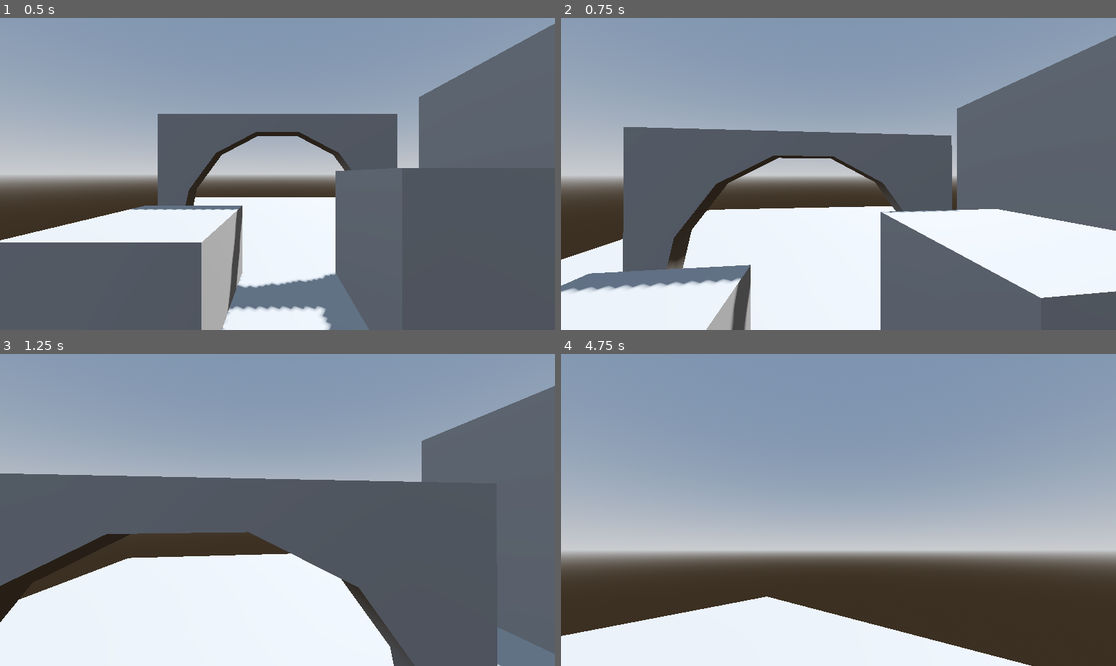
Above: before the commit, frames 1-4 (two rows, left to right).
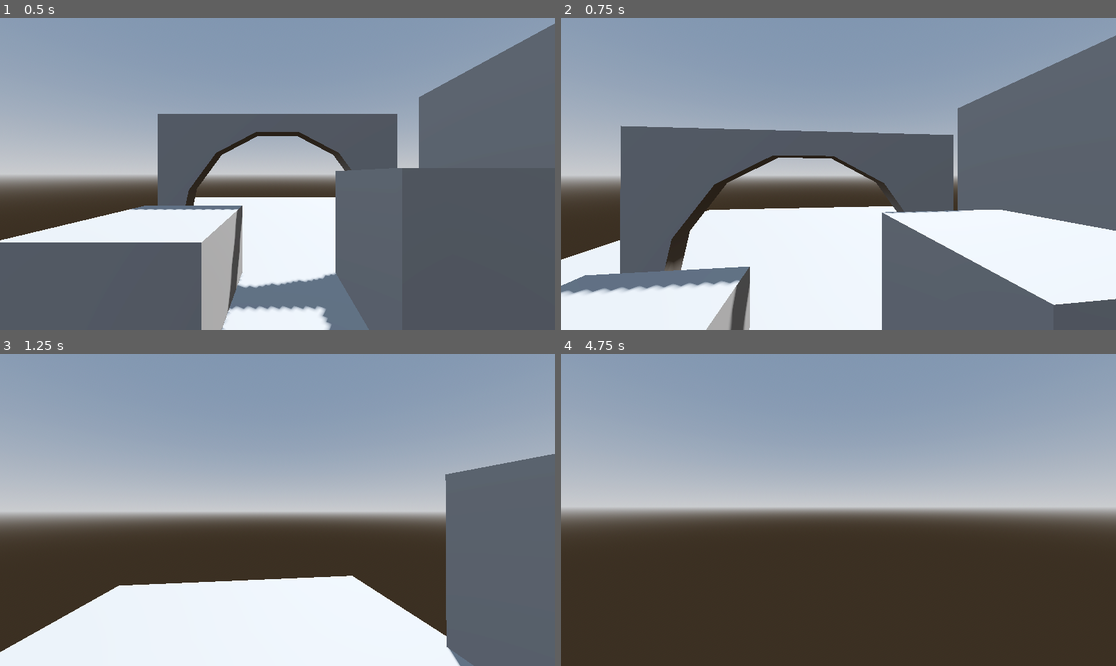
Above: after the commit, the same moments.

Repository: sirBruh/Yr12GameDesignAssesment
Game: Godot game, scene res://Scenes/level.tscn
Two runs of this game, one before a commit and one after it. Both use one fixed random seed, a clock stepped at 60 frames per second and the inputs below.
Inputs (mouse positions are in pixels of both pictures, inside the frame that each line leads up to):
- Up to frame 1 (0.5 s): no input
- Up to frame 2 (0.75 s): move the mouse to (866, 174) at 0.52 s; hold W (Forward) from 0.53 s (still down); right-click (866, 174) at 0.6 s
- Up to frame 3 (1.25 s): keep holding W (Forward); right-click (305, 510) at 0.77 s; right-click (305, 510) at 1.07 s
- Up to frame 4 (4.75 s): move the mouse to (810, 510) at 1.27 s; tap Ctrl (Crouch) at 1.35 s; right-click (810, 510) at 1.52 s; right-click (810, 510) at 1.55 s; right-click (810, 510) at 1.82 s; move the mouse to (849, 503) at 2.02 s; hold Shift (Sprint) 2.03-2.78 s; right-click (849, 503) at 2.3 s; move the mouse to (832, 516) at 2.77 s; right-click (832, 516) at 2.85 s; right-click (832, 516) at 3.02 s; right-click (832, 516) at 3.32 s; move the mouse to (877, 513) at 3.52 s; hold Ctrl (Crouch) 3.53-4.28 s; right-click (877, 513) at 3.77 s; right-click (877, 513) at 3.8 s; right-click (877, 513) at 4.07 s; tap Escape (Unlock) at 4.15 s; move the mouse to (672, 463) at 4.27 s; release W (Forward) at 4.28 s; hold A (Left) from 4.28 s (still down); tap Shift (Sprint) at 4.35 s; right-click (672, 463) at 4.52 s; right-click (672, 463) at 4.55 s

Frame 1 is identical in both runs. In frame 2, 1.9% of the frame differs, in the area x 0-100%, y 16-100%; in frame 3, 33%; in frame 4, 41%, in the area x 0-100%, y 36-100%.

Commit message:
Final stages of parkour in the game
I fixed the issue I had with jumping, I added a coyote timer and no camera movement when unlocked for quality of life.

Diff:
--- a/untitled-delivery-game/Scenes/level.tscn
+++ b/untitled-delivery-game/Scenes/level.tscn
@@ -27,72 +27,74 @@
 [node name="Player" parent="." instance=ExtResource("1_tumq0")]
 transform = Transform3D(1, 0, 0, 0, 1, 0, 0, 0, 1, 0, 1.6, 0)
 
-[node name="CSGBox3D" type="CSGBox3D" parent="."]
+[node name="Environment" type="Node3D" parent="."]
+
+[node name="CSGBox3D" type="CSGBox3D" parent="Environment"]
 transform = Transform3D(1, 0, 0, 0, 1, 0, 0, 0, 1, 0, 1.45, -4.1)
 use_collision = true
 collision_layer = 3
 collision_mask = 3
 size = Vector3(4.6, 2.9, 0.4)
 
-[node name="CSGCylinder3D" type="CSGCylinder3D" parent="CSGBox3D"]
+[node name="CSGCylinder3D" type="CSGCylinder3D" parent="Environment/CSGBox3D"]
 transform = Transform3D(3.78, 0, 0, 0, -4.32743e-08, -4.104, 0, 0.99, -1.79392e-07, 0, -0.9, 0)
 operation = 2
 sides = 14
 
-[node name="CSGBox3D3" type="CSGBox3D" parent="."]
+[node name="CSGBox3D3" type="CSGBox3D" parent="Environment"]
 transform = Transform3D(1, 0, 0, 0, 1, 0, 0, 0, 1, -1.455, 0.6, -2.565)
 use_collision = true
 collision_layer = 3
 collision_mask = 3
 size = Vector3(1.69, 1.2, 1.87)
 
-[node name="CSGBox3D4" type="CSGBox3D" parent="."]
+[node name="CSGBox3D4" type="CSGBox3D" parent="Environment"]
 transform = Transform3D(1, 0, 0, 0, 1, 0, 0, 0, 1, 1.845, 0.9, -2.565)
 use_collision = true
 collision_layer = 3
 collision_mask = 3
 size = Vector3(1.69, 1.8, 1.87)
 
-[node name="CSGBox3D2" type="CSGBox3D" parent="."]
+[node name="CSGBox3D2" type="CSGBox3D" parent="Environment"]
 use_collision = true
 collision_layer = 3
 collision_mask = 3
 size = Vector3(12.9, 0.1, 30)
 
-[node name="CSGBox3D5" type="CSGBox3D" parent="."]
+[node name="CSGBox3D5" type="CSGBox3D" parent="Environment"]
 transform = Transform3D(1, 0, 0, 0, 1, 0, 0, 0, 1, 6.19, 2.5, 0.5)
 use_collision = true
 collision_layer = 3
 collision_mask = 3
 size = Vector3(0.4, 5, 18.2)
 
-[node name="CSGBox3D5" type="CSGBox3D" parent="CSGBox3D5"]
+[node name="CSGBox3D5" type="CSGBox3D" parent="Environment/CSGBox3D5"]
 transform = Transform3D(1, 0, 0, 0, 1, 0, 0, 0, 1, 3.44, 2.45, -2.98023e-08)
 use_collision = true
 size = Vector3(6.3, 0.1, 18.2)
 
-[node name="CSGPolygon3D" type="CSGPolygon3D" parent="."]
+[node name="CSGPolygon3D" type="CSGPolygon3D" parent="Environment"]
 transform = Transform3D(1, 0, 0, 0, 1, 0, 0, 0, 1, 0, 1.3, 3.3)
 use_collision = true
 collision_layer = 3
 collision_mask = 3
 polygon = PackedVector2Array(0, 0.1, 0, 0.4, 2, 1.5, 2.1, 1.4)
 
-[node name="CSGPolygon3D2" type="CSGPolygon3D" parent="."]
+[node name="CSGPolygon3D2" type="CSGPolygon3D" parent="Environment"]
 transform = Transform3D(1.9, 0, 0, 0, 1, 0, 0, 0, 1, -1, -0.1, 7.5)
 use_collision = true
 collision_layer = 3
 collision_mask = 3
 polygon = PackedVector2Array(-2.5, 0.1, -2.5, 0.1, 2, 2.8, 2, 0.1)
 
-[node name="CSGPolygon3D3" type="CSGPolygon3D" parent="."]
+[node name="CSGPolygon3D3" type="CSGPolygon3D" parent="Environment"]
 transform = Transform3D(1.9, 0, 0, 0, 1, 0, 0, 0, 1, 2.7, -0.8, 4.2)
 use_collision = true
 collision_layer = 3
 collision_mask = 3
 polygon = PackedVector2Array(-2.5, 0.1, -2.5, 0.1, 2, 3.5, 2, 0.1)
 
-[node name="CSGBox3D6" type="CSGBox3D" parent="."]
+[node name="CSGBox3D6" type="CSGBox3D" parent="Environment"]
 transform = Transform3D(1, 0, 0, 0, 1, 0, 0, 0, 1, 5.09, 5.6, 3.87)
 use_collision = true
 collision_layer = 3
--- a/untitled-delivery-game/Scenes/player.gd
+++ b/untitled-delivery-game/Scenes/player.gd
@@ -3,7 +3,7 @@
 @onready var stand_col = get_node("standing")
 @onready var crouch_col = get_node("crouching")
 @onready var cam_pivot = get_node("cam_pivot")
-
+@onready var coyote = get_node("Timer")
 @onready var top_head = get_node("raycast/top_head")
 @onready var face_lvl = get_node("raycast/face")
 @onready var new_pos = get_node("raycast/new_pos")
@@ -13,11 +13,17 @@
 var jump_velocity = 4.5
 var mouse_sens = 0.002
 var grav = 9.8
+
 var is_crouching = false
+var can_jump = true
 var can_mantle = true
+var mouse_unlocked = false
+
+var stamina = 100
 
 func _ready():
 	Input.mouse_mode = Input.MOUSE_MODE_CAPTURED
+	coyote.connect("timeout", _on_timer_timeout)
 
 func _physics_process(delta: float) -> void:
 	check_mantle()
@@ -25,6 +31,8 @@
 	run_state()
 	head_control()
 	move_and_slide()
+	if not is_on_floor() and can_jump and coyote.is_stopped():
+		coyote.start()
 
 func control_loop(delta):
 		# Add the gravity.
@@ -32,8 +40,9 @@
 		velocity += get_gravity() * delta
 
 	# Handle jump.
-	if Input.is_action_just_pressed("Jump") and is_on_floor():
+	if Input.is_action_just_pressed("Jump") and (is_on_floor() or ! coyote.is_stopped()):
 		velocity.y = jump_velocity
+		can_jump = false
 
 	# Get the input direction and handle the movement/deceleration.
 	# As good practice, you should replace UI actions with custom gameplay actions.
@@ -48,19 +57,21 @@
 				velocity.x = direction.x * speed
 				velocity.z = direction.z * speed
 		else:
-			velocity.x = lerp(velocity.x, direction.x * speed, delta * 10)
-			velocity.z = lerp(velocity.z, direction.x * speed, delta * 10)
+			velocity.x = lerp(velocity.x, direction.x * speed, delta * 8)
+			velocity.z = lerp(velocity.z, direction.z * speed, delta * 8)
 	else:
-		velocity.x = lerp(velocity.x, direction.x * speed, delta)
-		velocity.z = lerp(velocity.z, direction.x * speed, delta)
+		velocity.x = lerp(velocity.x, direction.x * speed, delta * 2)
+		velocity.z = lerp(velocity.z, direction.z * speed, delta * 2)
 func head_control():
 	if Input.is_action_just_pressed("Unlock"):
 		Input.mouse_mode = Input.MOUSE_MODE_CAPTURED if Input.mouse_mode == Input.MOUSE_MODE_VISIBLE else Input.MOUSE_MODE_VISIBLE
+		mouse_unlocked = not mouse_unlocked
 func _input(event):
 	if event is InputEventMouseMotion:
-		rotate_y(-event.relative.x * mouse_sens)
-		cam_pivot.rotate_x(-event.relative.y * mouse_sens)
-		cam_pivot.rotation.x = clamp(cam_pivot.rotation.x, -PI/2, PI/2)
+		if mouse_unlocked == false:
+			rotate_y(-event.relative.x * mouse_sens)
+			cam_pivot.rotate_x(-event.relative.y * mouse_sens)
+			cam_pivot.rotation.x = clamp(cam_pivot.rotation.x, -PI/2, PI/2)
 	if event.is_action_pressed("Crouch"):
 		check_crouch_state()
 		is_crouching = not is_crouching
@@ -81,13 +92,12 @@
 			if has_ledge and Input.is_action_just_pressed("Jump"):
 				var peek = create_tween()
 				peek.tween_property(self, "position", new_pos.global_position, .75)
-				#self.global_position = new_pos.global_position
+
 		else:
 			gravity = ProjectSettings.get_setting("physics/3d/default_gravity")
-
-
-func _on_above_head_body_entered(body: Node3D) -> void:
+func _on_above_head_body_entered(body: Node3D):
 	can_mantle = false
-
-func _on_above_head_body_exited(body: Node3D) -> void:
+func _on_above_head_body_exited(body: Node3D):
 	can_mantle = true
+func _on_timer_timeout():
+	can_jump = false
--- a/untitled-delivery-game/Scenes/player.tscn
+++ b/untitled-delivery-game/Scenes/player.tscn
@@ -43,4 +43,7 @@
 transform = Transform3D(1, 0, 0, 0, 1, 0, 0, 0, 1, 0, -0.5, 0)
 shape = SubResource("CylinderShape3D_v0iea")
 
+[node name="Timer" type="Timer" parent="."]
+wait_time = 0.05
+
 [connection signal="body_entered" from="above_head" to="." method="_on_above_head_body_entered"]
